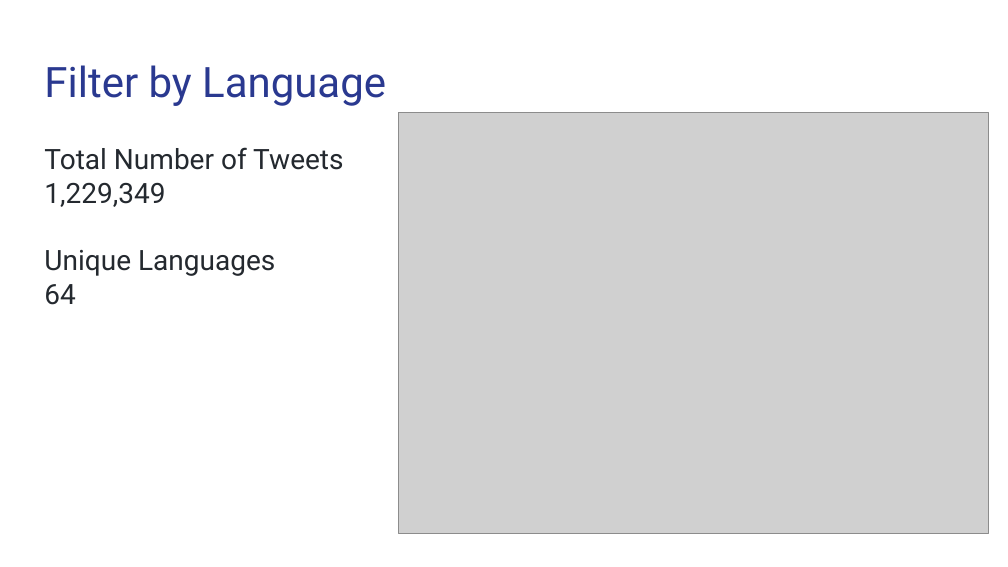
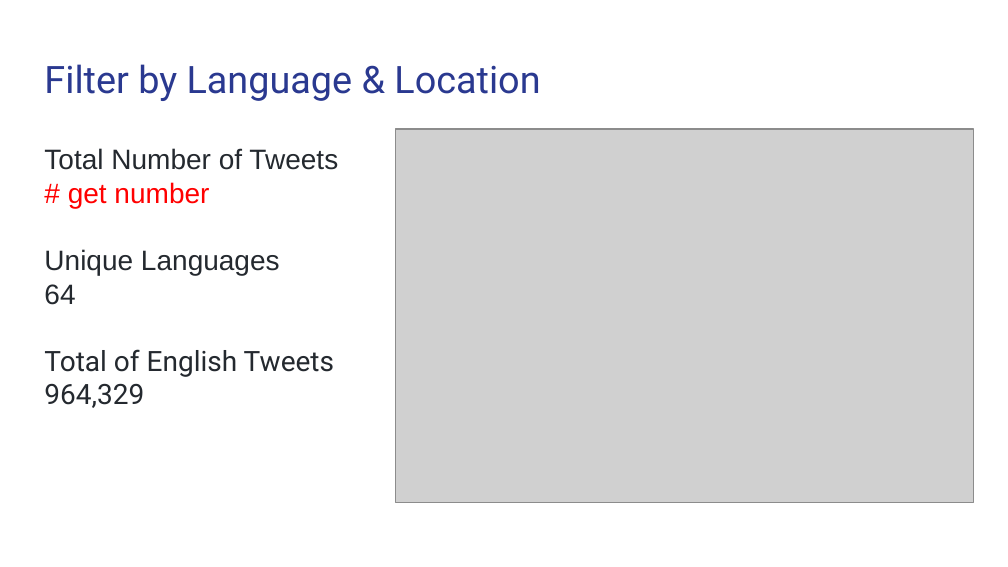
Before and after one commit to aduchini/Final_project, a slide deck: slide 6 of Presentation_WarInUkraine.pptx (slide 2 before the commit). Drawn at 1008x567 pixels with LibreOffice and Linux fonts; fonts in the diff are those of the drawing; grey boxes stand for pictures. Boxes give left, top, right and bottom in pixels: in the first picture for what was removed or moved away, otherwise in the second. Text is boxed around its words. In the diff, an @@ line names an element or a change of style, - is before the commit and + after.

```diff
--- a/Presentation_WarInUkraine.pptx
+++ b/Presentation_WarInUkraine.pptx
@@ title at [44, 64, 540, 101]: text changed; size 30 to 27 pt @@
-Filter by Language
+Filter by Language & Location
@@ title at [44, 148, 338, 305]: font Roboto to Arial in "Total Number of Tweets", "Unique Languages", "64" @@
@@ picture: place and size @@
-picture at [398, 112, 988, 533]
+picture at [396, 129, 974, 502]
@@ title at [68, 182, 209, 208]: text changed; font Roboto to Arial; text colour #24292F to #FF0000 @@
-1,229,349
+# get number
@@ title at [44, 349, 334, 408]: paragraphs added @@
+Total of English Tweets
+964,329
```
Also in this commit, not shown: 6 other slides changed, 18 slides added, 4 slides removed, 3 other files.
